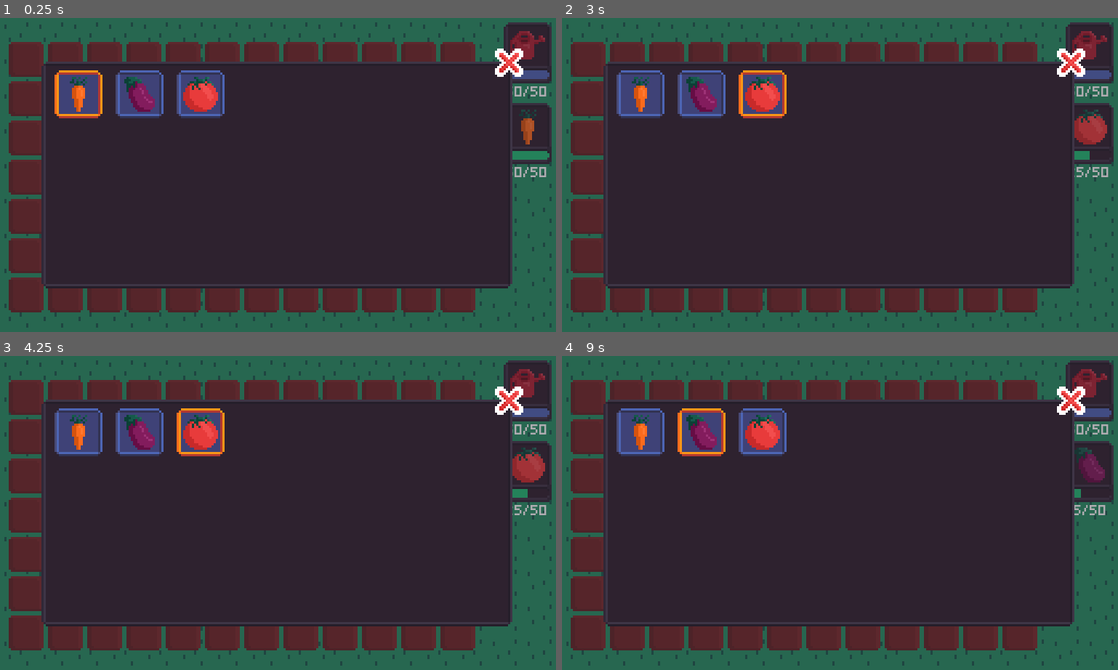
Above: before the commit, frames 1-4 (two rows, left to right).
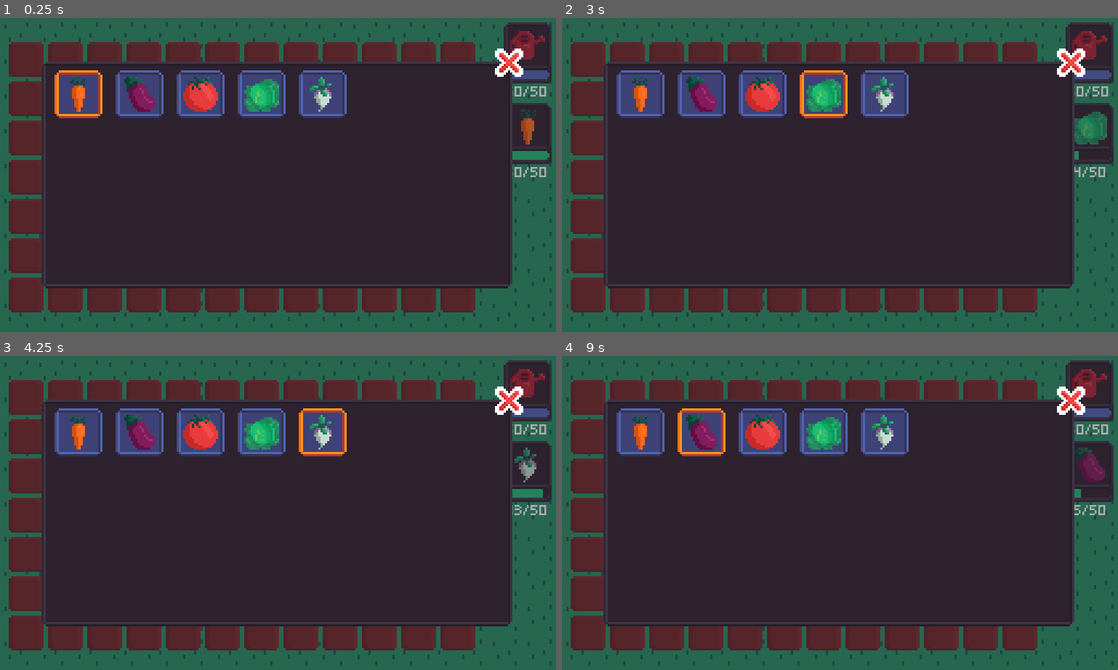
Above: after the commit, the same moments.

Repository: theludovyc/JamEstLa4
Game: Godot game, scene res://Scene/garden/Garden.tscn
Same seed, same stepped clock (60 frames per second), same inputs: the game is played once before the commit and once after it.
Inputs (mouse positions are in pixels of both pictures, inside the frame that each line leads up to):
- Up to frame 1 (0.25 s): no input
- Up to frame 2 (3 s): click (701, 93) at 0.5 s; click (639, 93) at 1.25 s; click (762, 93) at 2 s; click (823, 93) at 2.77 s
- Up to frame 3 (4.25 s): click (322, 431) at 3.52 s
- Up to frame 4 (9 s): click (1090, 384) at 4.25 s; click (1090, 465) at 5 s; click (589, 396) at 5.77 s; click (1090, 384) at 6.5 s; click (1090, 465) at 7.25 s; click (639, 431) at 8 s; click (701, 431) at 8.75 s

The runs differ from the first frame. In frame 1, 2.6% of the frame differs, in the area x 42-63%, y 16-32%; in frame 2, 3.7%, in the area x 31-99%, y 16-51%; in frame 3, 3.6%; in frame 4, 2.6%.

Commit message:
Laittuce & Turnip

Diff:
--- /dev/null
+++ b/Item/seeds/Laittuce.tres
@@ -0,0 +1,11 @@
+[gd_resource type="Resource" load_steps=3 format=2]
+
+[ext_resource path="res://Script/garden/Seed.gd" type="Script" id=1]
+[ext_resource path="res://ressources/sprites/inventory/laittuce.png" type="Texture" id=2]
+
+[resource]
+script = ExtResource( 1 )
+SeedName = "Laittuce"
+GrowDuration = 20
+GrowSteps = 3
+VegetableSprite = ExtResource( 2 )
--- /dev/null
+++ b/Item/seeds/Turnip.tres
@@ -0,0 +1,11 @@
+[gd_resource type="Resource" load_steps=3 format=2]
+
+[ext_resource path="res://Script/garden/Seed.gd" type="Script" id=1]
+[ext_resource path="res://ressources/sprites/inventory/turnip.png" type="Texture" id=2]
+
+[resource]
+script = ExtResource( 1 )
+SeedName = "Turnip"
+GrowDuration = 35
+GrowSteps = 2
+VegetableSprite = ExtResource( 2 )
--- a/Scene/garden/Garden.tscn
+++ b/Scene/garden/Garden.tscn
@@ -14,6 +14,8 @@
 [ext_resource path="res://Scene/garden/SeedMenu.tscn" type="PackedScene" id=12]
 [ext_resource path="res://Item/seeds/Eggplant.tres" type="Resource" id=13]
 [ext_resource path="res://Item/seeds/Tomato.tres" type="Resource" id=14]
+[ext_resource path="res://Item/seeds/Laittuce.tres" type="Resource" id=15]
+[ext_resource path="res://Item/seeds/Turnip.tres" type="Resource" id=16]
 
 [sub_resource type="StyleBoxFlat" id=1]
 bg_color = Color( 0.301961, 0.396078, 0.705882, 1 )
@@ -55,7 +57,7 @@
 
 [node name="Garden" type="Node2D"]
 script = ExtResource( 5 )
-Seeds = [ ExtResource( 9 ), ExtResource( 13 ), ExtResource( 14 ) ]
+Seeds = [ ExtResource( 9 ), ExtResource( 13 ), ExtResource( 14 ), ExtResource( 15 ), ExtResource( 16 ) ]
 
 [node name="Interface" type="CanvasLayer" parent="."]
 
--- a/Scene/garden/Plot.tscn
+++ b/Scene/garden/Plot.tscn
@@ -7,6 +7,8 @@
 [ext_resource path="res://ressources/sprites/garden/plantations/carrot.png" type="Texture" id=5]
 [ext_resource path="res://ressources/sprites/garden/plantations/eggplant.png" type="Texture" id=6]
 [ext_resource path="res://ressources/sprites/garden/plantations/tomato.png" type="Texture" id=7]
+[ext_resource path="res://ressources/sprites/garden/plantations/laittuce.png" type="Texture" id=8]
+[ext_resource path="res://ressources/sprites/garden/plantations/turnip.png" type="Texture" id=9]
 
 [node name="Plot" type="Node2D"]
 script = ExtResource( 2 )
@@ -40,10 +42,22 @@
 region_rect = Rect2( 0, 0, 16, 24 )
 
 [node name="Tomato" type="Sprite" parent="Plants"]
+visible = false
 position = Vector2( 0, -4 )
 texture = ExtResource( 7 )
 region_enabled = true
 region_rect = Rect2( 0, 0, 16, 24 )
+
+[node name="Laittuce" type="Sprite" parent="Plants"]
+visible = false
+texture = ExtResource( 8 )
+region_enabled = true
+region_rect = Rect2( 0, 0, 24, 24 )
+
+[node name="Turnip" type="Sprite" parent="Plants"]
+texture = ExtResource( 9 )
+region_enabled = true
+region_rect = Rect2( 0, 0, 24, 24 )
 
 [node name="PlotBtn" type="Button" parent="."]
 margin_left = -8.0
--- a/Scene/garden/SeedMenu.tscn
+++ b/Scene/garden/SeedMenu.tscn
@@ -10,6 +10,8 @@
 [ext_resource path="res://ressources/sprites/inventory/carrot.png" type="Texture" id=8]
 [ext_resource path="res://ressources/sprites/inventory/eggplant.png" type="Texture" id=9]
 [ext_resource path="res://ressources/sprites/inventory/tomato.png" type="Texture" id=10]
+[ext_resource path="res://ressources/sprites/inventory/laittuce.png" type="Texture" id=11]
+[ext_resource path="res://ressources/sprites/inventory/turnip.png" type="Texture" id=12]
 
 [sub_resource type="Animation" id=1]
 resource_name = "close"
@@ -168,7 +170,7 @@
 }
 
 [node name="Inner" type="GridContainer" parent="Inner_box"]
-margin_right = 78.0
+margin_right = 134.0
 margin_bottom = 22.0
 custom_constants/vseparation = 6
 custom_constants/hseparation = 6
@@ -212,6 +214,32 @@
 
 [node name="Sprite" type="Sprite" parent="Inner_box/Inner/Tomato"]
 texture = ExtResource( 10 )
+centered = false
+offset = Vector2( 3, 3 )
+
+[node name="Laittuce" type="TextureButton" parent="Inner_box/Inner"]
+margin_left = 84.0
+margin_right = 106.0
+margin_bottom = 22.0
+texture_normal = ExtResource( 5 )
+texture_hover = ExtResource( 7 )
+texture_disabled = ExtResource( 6 )
+
+[node name="Sprite" type="Sprite" parent="Inner_box/Inner/Laittuce"]
+texture = ExtResource( 11 )
+centered = false
+offset = Vector2( 3, 3 )
+
+[node name="Turnip" type="TextureButton" parent="Inner_box/Inner"]
+margin_left = 112.0
+margin_right = 134.0
+margin_bottom = 22.0
+texture_normal = ExtResource( 5 )
+texture_hover = ExtResource( 7 )
+texture_disabled = ExtResource( 6 )
+
+[node name="Sprite" type="Sprite" parent="Inner_box/Inner/Turnip"]
+texture = ExtResource( 12 )
 centered = false
 offset = Vector2( 3, 3 )
 
@@ -233,4 +261,6 @@
 [connection signal="pressed" from="Inner_box/Inner/Carrot" to="." method="set_current_seed"]
 [connection signal="pressed" from="Inner_box/Inner/Eggplant" to="." method="set_current_seed"]
 [connection signal="pressed" from="Inner_box/Inner/Tomato" to="." method="set_current_seed"]
+[connection signal="pressed" from="Inner_box/Inner/Laittuce" to="." method="set_current_seed"]
+[connection signal="pressed" from="Inner_box/Inner/Turnip" to="." method="set_current_seed"]
 [connection signal="pressed" from="TextureButton" to="." method="close"]
--- a/Script/garden/Garden.gd
+++ b/Script/garden/Garden.gd
@@ -18,7 +18,9 @@
 var seed_type = load("res://Item/seeds/Carrot.tres") setget seed_type_changed
 var seed_max = 50
 var seed_count = 50 setget set_seed_count
-var inventory_seed_count = {"Carrot": 50, "Eggplant": 15, "Tomato": 25}
+var inventory_seed_count = {
+	"Carrot": 50, "Eggplant": 15, "Tomato": 25, "Laittuce": 14, "Turnip": 43
+}
 
 
 func _ready():
Not shown: 1 places in Scene/garden/Garden.tscn that only renumber resources
Not shown: 1 places in Scene/garden/Plot.tscn that only renumber resources
Not shown: 1 places in Scene/garden/SeedMenu.tscn that only renumber resources
Binary file added: ressources/sprites/garden/plantations/laittuce.png
Not shown, added: ressources/sprites/garden/plantations/laittuce.png.import
Binary file added: ressources/sprites/garden/plantations/turnip.png
Not shown, added: ressources/sprites/garden/plantations/turnip.png.import
Binary file added: ressources/sprites/inventory/laittuce.png
Not shown, added: ressources/sprites/inventory/laittuce.png.import
Binary file added: ressources/sprites/inventory/turnip.png
Not shown, added: ressources/sprites/inventory/turnip.png.import
